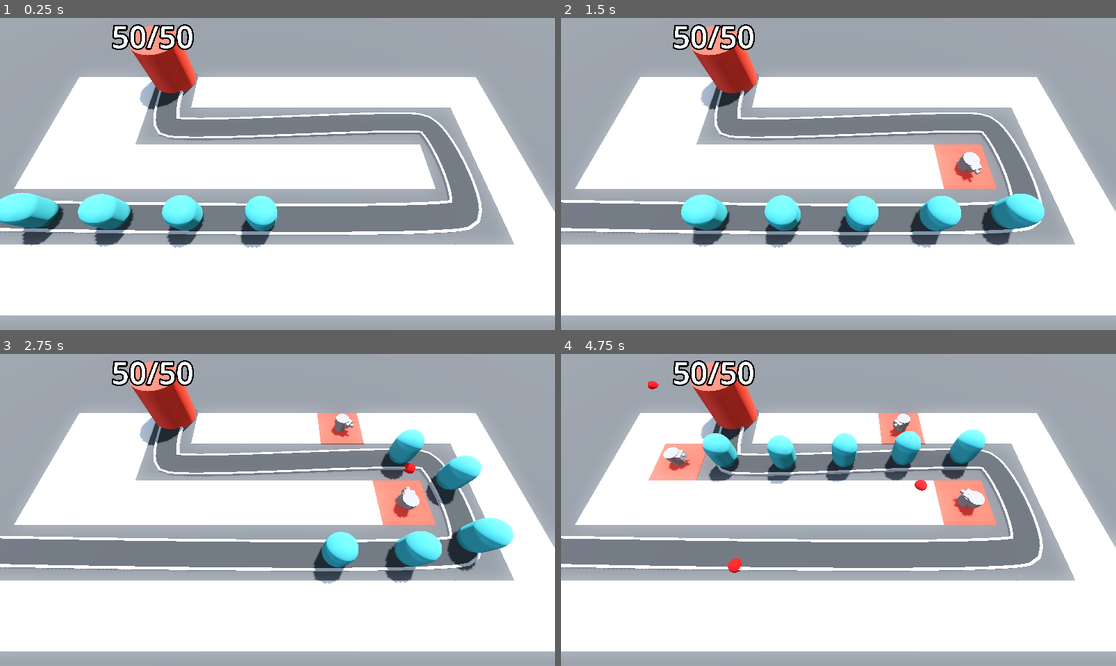
Above: before the commit, frames 1-4 (two rows, left to right).
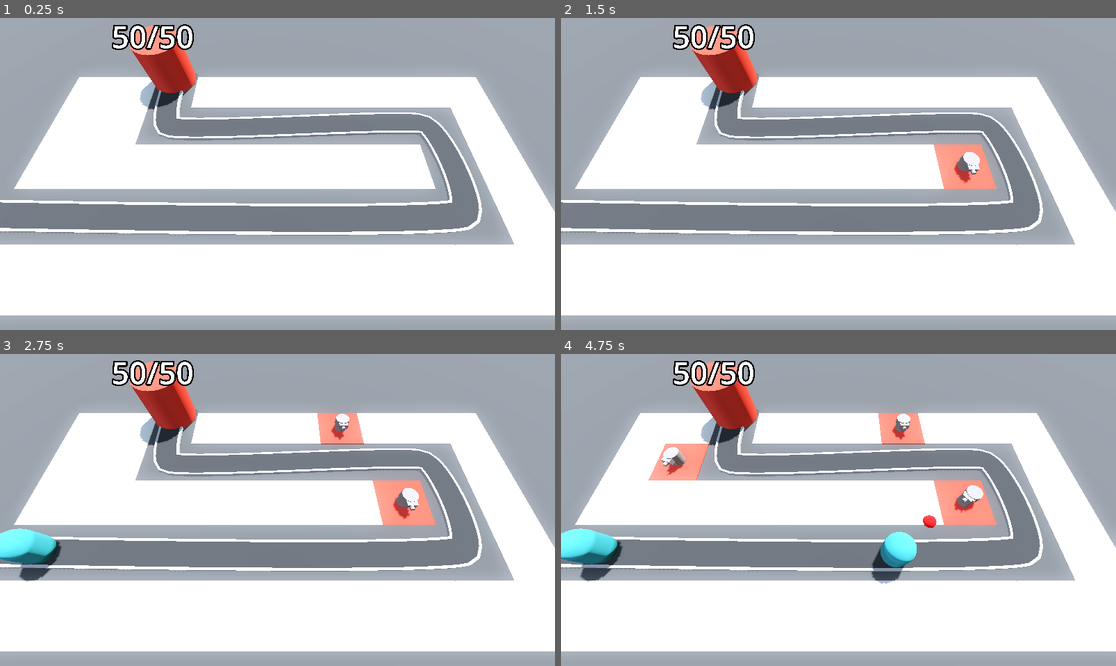
Above: after the commit, the same moments.

Repository: cpurdy-cs/Barbarian-Blaster-Class
Game: Godot game, scene res://base_level.tscn
The game is run twice, just before and just after one commit, with the same random seed, the same clock (stepped at 60 frames per second) and the same inputs.
Inputs (mouse positions are in pixels of both pictures, inside the frame that each line leads up to):
- Up to frame 1 (0.25 s): no input
- Up to frame 2 (1.5 s): move the mouse to (960, 158) at 0.52 s; click (960, 158) at 0.6 s; move the mouse to (727, 189) at 1.27 s; click (727, 189) at 1.35 s
- Up to frame 3 (2.75 s): move the mouse to (333, 441) at 2.02 s; click (333, 441) at 2.1 s
- Up to frame 4 (4.75 s): move the mouse to (810, 572) at 2.77 s; click (810, 572) at 2.85 s; move the mouse to (1005, 556) at 3.52 s; click (1005, 556) at 3.6 s; move the mouse to (672, 463) at 4.27 s; click (672, 463) at 4.35 s

The runs differ from the first frame. In frame 1, 4.2% of the frame differs, in the area x 0-50%, y 55-74%; in frame 2, 5.0%; in frame 3, 6.3%, in the area x 0-93%, y 20-74%; in frame 4, 6.1%.

Commit message:
add enemies on timer

Diff:
--- /dev/null
+++ b/Enemy/enemy_path.gd
@@ -0,0 +1,12 @@
+extends Path3D
+
+@export var enemy_scene : PackedScene
+
+func spawn_enemy() -> void:
+	var new_enemy = enemy_scene.instantiate()
+	add_child(new_enemy)
+
+
+
+func _on_timer_timeout() -> void:
+	spawn_enemy()
--- a/base_level.tscn
+++ b/base_level.tscn
@@ -1,8 +1,9 @@
-[gd_scene load_steps=14 format=3 uid="uid://dtcnxxofouqf8"]
+[gd_scene load_steps=15 format=3 uid="uid://dtcnxxofouqf8"]
 
 [ext_resource type="PackedScene" uid="uid://cgepsgj0dutey" path="res://RayPickerCamera/ray_picker_camera.tscn" id="1_3o4py"]
 [ext_resource type="MeshLibrary" uid="uid://c0c3djgifhbb0" path="res://MeshLibraries/space_library.tres" id="1_bo3yr"]
 [ext_resource type="PackedScene" uid="uid://cedg4p1ktt00c" path="res://Enemy/enemy.tscn" id="2_5vx1e"]
+[ext_resource type="Script" uid="uid://bljyqoqte46k5" path="res://Enemy/enemy_path.gd" id="3_2elnx"]
 [ext_resource type="PackedScene" uid="uid://b6a3tfb71rtov" path="res://Base/base.tscn" id="3_eesb3"]
 [ext_resource type="Script" uid="uid://bon5dpar4wygo" path="res://turret_manager.gd" id="5_ftfrf"]
 [ext_resource type="PackedScene" uid="uid://d01unib15e15u" path="res://Turret/turret.tscn" id="6_u2wky"]
@@ -64,10 +65,12 @@
 }
 metadata/_editor_floor_ = Vector3(0, 0, 0)
 
-[node name="Path3D" type="Path3D" parent="."]
+[node name="EnemyPath" type="Path3D" parent="."]
 curve = SubResource("Curve3D_bo3yr")
+script = ExtResource("3_2elnx")
+enemy_scene = ExtResource("2_5vx1e")
 
-[node name="Road" type="CSGPolygon3D" parent="Path3D"]
+[node name="Road" type="CSGPolygon3D" parent="EnemyPath"]
 polygon = PackedVector2Array(-1, 0, -1, 0.2, 1, 0.2, 1, 0)
 mode = 2
 path_node = NodePath("..")
@@ -82,7 +85,7 @@
 path_joined = false
 material = SubResource("StandardMaterial3D_5vx1e")
 
-[node name="LeftEdge" type="CSGPolygon3D" parent="Path3D"]
+[node name="LeftEdge" type="CSGPolygon3D" parent="EnemyPath"]
 polygon = PackedVector2Array(-1.1, 0, -1.1, 0.25, -0.9, 0.25, -0.9, 0)
 mode = 2
 path_node = NodePath("..")
@@ -97,7 +100,7 @@
 path_joined = false
 material = SubResource("StandardMaterial3D_eesb3")
 
-[node name="RightEdge" type="CSGPolygon3D" parent="Path3D"]
+[node name="RightEdge" type="CSGPolygon3D" parent="EnemyPath"]
 polygon = PackedVector2Array(1.1, 0, 1.1, 0.25, 0.9, 0.25, 0.9, 0)
 mode = 2
 path_node = NodePath("..")
@@ -112,24 +115,9 @@
 path_joined = false
 material = SubResource("StandardMaterial3D_eesb3")
 
-[node name="Enemy" parent="Path3D" instance=ExtResource("2_5vx1e")]
-transform = Transform3D(-0.02242867, 0.0016574268, -0.99972945, -1.16413316e-10, 0.99999714, 0.0016578173, 0.99973106, 3.7184e-05, -0.022428634, -23.528536, 0, 5.963485)
-
-[node name="Enemy2" parent="Path3D" instance=ExtResource("2_5vx1e")]
-transform = Transform3D(-0.018638236, 0.0016490336, -0.99980843, -6.2695044e-06, 0.99999714, 0.0016494122, 0.99981004, 3.7011596e-05, -0.018638195, -18.529716, -0.008263516, 6.064144)
-progress = 5.0
-
-[node name="Enemy3" parent="Path3D" instance=ExtResource("2_5vx1e")]
-transform = Transform3D(-0.015866848, 0.0016428952, -0.999855, -1.0832559e-05, 0.99999595, 0.0016432491, 0.9998578, 3.690533e-05, -0.015866784, -13.530392, -0.016495652, 6.1505027)
-progress = 10.0
-
-[node name="Enemy4" parent="Path3D" instance=ExtResource("2_5vx1e")]
-transform = Transform3D(-0.012613168, 0.0016356925, -0.9999025, -1.6167942e-05, 0.9999972, 0.0016360019, 0.99990284, 3.6802736e-05, -0.012613137, -8.530835, -0.024694737, 6.22201)
-progress = 15.0
-
-[node name="Enemy5" parent="Path3D" instance=ExtResource("2_5vx1e")]
-transform = Transform3D(-0.008287638, 0.0016261147, -0.99994767, -2.3224067e-05, 0.9999972, 0.0016263383, 0.9999492, 3.6702517e-05, -0.008287586, -3.531115, -0.032852132, 6.274878)
-progress = 20.0
+[node name="Timer" type="Timer" parent="EnemyPath"]
+wait_time = 2.0
+autostart = true
 
 [node name="Base" parent="." instance=ExtResource("3_eesb3")]
 transform = Transform3D(1, 0, 0, 0, 1, 0, 0, 0, 1, -10.17345, 0, -7.665709)
@@ -138,4 +126,6 @@
 [node name="TurretManager" type="Node3D" parent="." node_paths=PackedStringArray("enemy_path")]
 script = ExtResource("5_ftfrf")
 turret = ExtResource("6_u2wky")
-enemy_path = NodePath("../Path3D")
+enemy_path = NodePath("../EnemyPath")
+
+[connection signal="timeout" from="EnemyPath/Timer" to="EnemyPath" method="_on_timer_timeout"]
Not shown, added: Enemy/enemy_path.gd.uid
